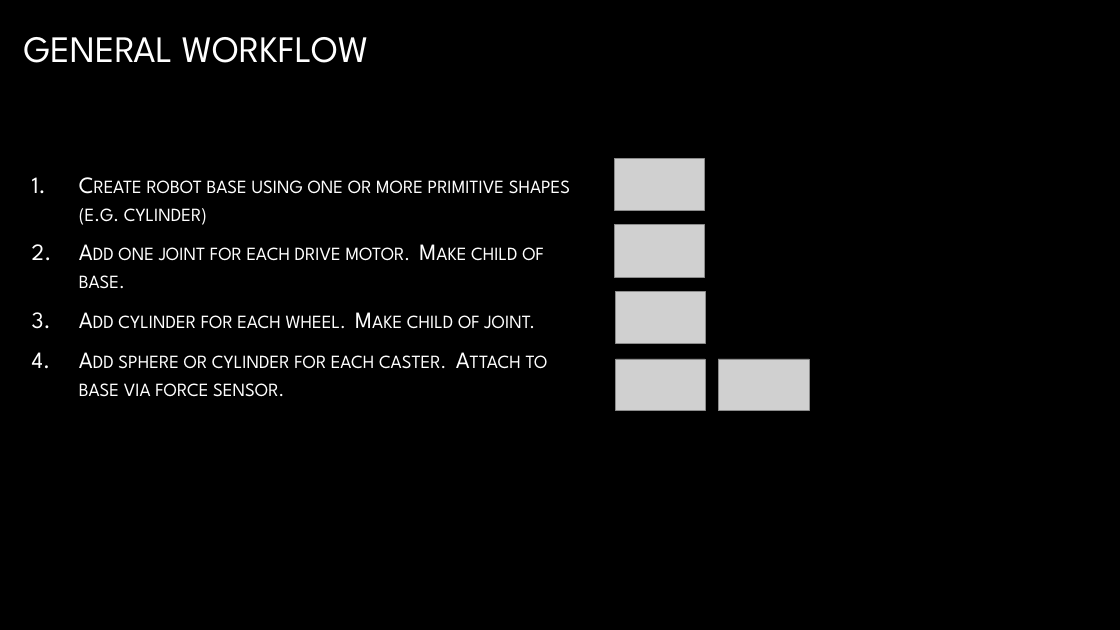
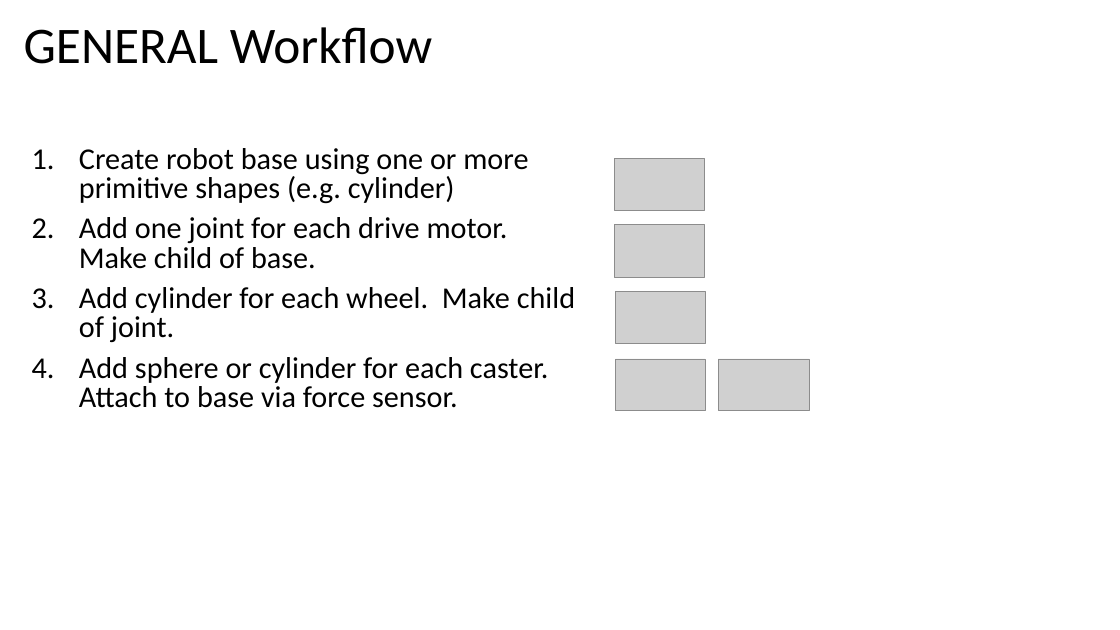
Before and after one commit to nettercm/simple_3pi_simulation, a slide deck: slide 19 of DPRG Monthly Meeting 2020-10-10.pptm (slide 14 before the commit). Drawn at 1120x630 pixels with LibreOffice and Linux fonts; fonts in the diff are those of the drawing; grey boxes stand for pictures; background and template pictures are left out. Boxes give left, top, right and bottom in pixels: in the first picture for what was removed or moved away, otherwise in the second. Text is boxed around its words. In the diff, an @@ line names an element or a change of style, - is before the commit and + after.

```diff
--- a/DPRG Monthly Meeting 2020-10-10.pptm
+++ b/DPRG Monthly Meeting 2020-10-10.pptm
@@ background picture (left out) to #FFFFFF @@
@@ title at box(24, 27, 432, 64): text changed; size 32 to 44 pt; font League Spartan to Calibri; text colour gradient #FFFFFF to #A6A6A6 to #000000 @@
-GENERAL WORKFLOW
+GENERAL Workflow
@@ text "Create robot base using one ..." at box(79, 148, 575, 408): size 20 to 25.9 pt, font League Spartan to Calibri, text colour gradient #FFFFFF to #BFBFBF to #000000, small capitals off; line spacing 1 to 0.8; vertical alignment middle to top @@
```
Also in this commit, not shown: 10 other slides changed, 8 slides added, 3 slides removed.
